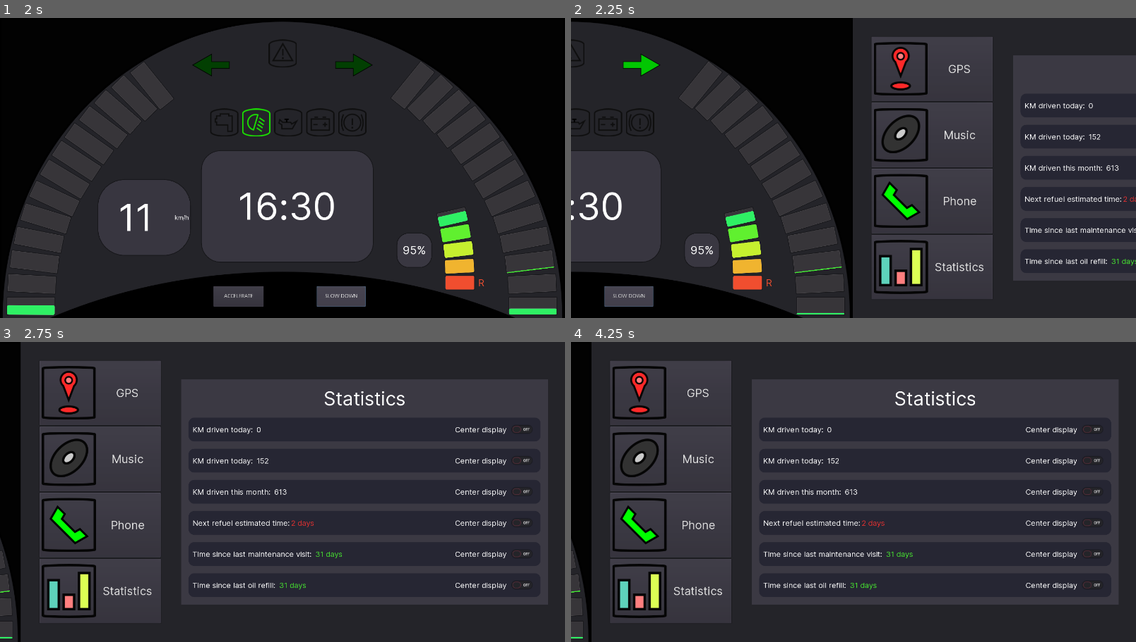
Above: before the commit, frames 1-4 (two rows, left to right).
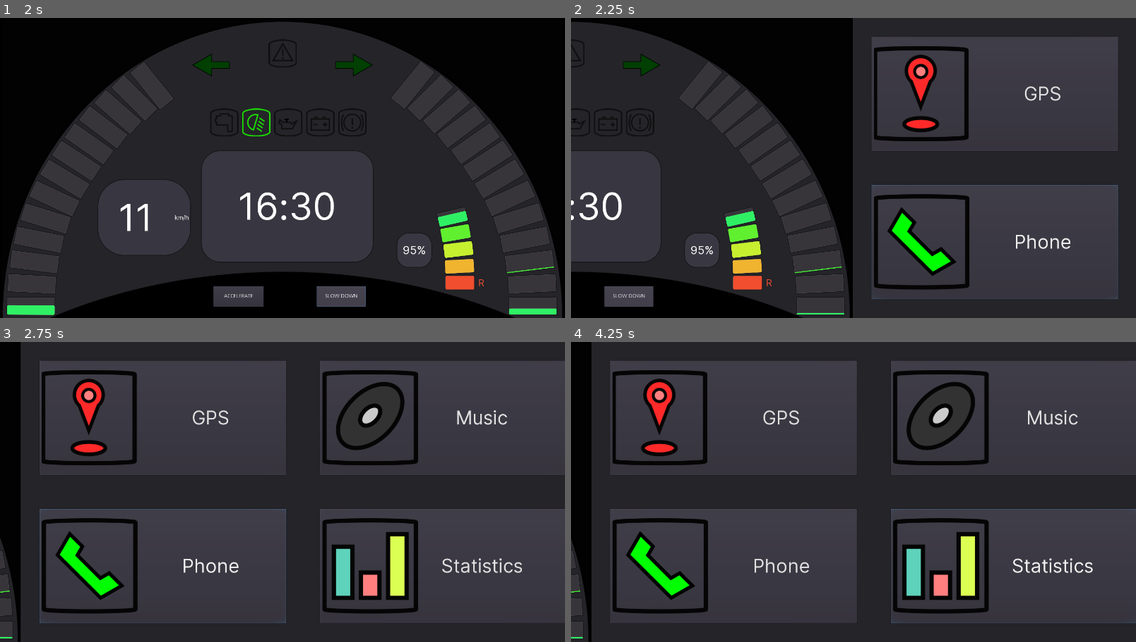
Above: after the commit, the same moments.

Repository: przadkap/car-dashboard
Game: Godot game, scene res://App.tscn
Two runs of this game, one before a commit and one after it. Both use one fixed random seed, a clock stepped at 60 frames per second and the inputs below. The engine's default icon, where the game draws it, is replaced by a stand-in: a white triangle on a blue panel in a dark square. Sound files missing from this copy of the repository are replaced by a short silence.
Inputs:
- Up to frame 1 (2 s): click "ACCELERATE" at 0.5 s; click "SLOW DOWN" at 1.25 s
- Up to frame 2 (2.25 s): tap Enter at 2 s; hold Right from 2.03 s (still down); tap 2 at 2.1 s
- Up to frame 3 (2.75 s): keep holding Right
- Up to frame 4 (4.25 s): release Right at 2.78 s; hold Left 2.78-3.53 s; tap 1 at 2.85 s; hold Right from 3.53 s (still down); tap 2 at 3.6 s

Frame 1 is identical in both runs. In frame 2, 13% of the frame differs, in the area x 6-100%, y 6-97%; in frame 3, 26%; in frame 4, 26%, in the area x 6-100%, y 6-94%.

Commit message:
add call button style

Diff:
--- a/Car Dashboard/App.tscn
+++ b/Car Dashboard/App.tscn
@@ -216,15 +216,15 @@
 [node name="VBoxContainer" type="VBoxContainer" parent="BTWScreen/CentralDisplay"]
 margin_left = 20.0
 margin_top = 30.0
-margin_right = 434.0
+margin_right = 433.999
 margin_bottom = 265.0
 
 [node name="Hour" type="Label" parent="BTWScreen/CentralDisplay/VBoxContainer"]
 margin_top = 56.0
-margin_right = 414.0
+margin_right = 413.0
 margin_bottom = 178.0
 size_flags_vertical = 6
-custom_fonts/font = SubResource( 1 )
+custom_fonts/font = SubResource( 2 )
 text = "16:30"
 align = 1
 valign = 1
@@ -435,7 +435,7 @@
 
 [node name="HBoxContainer" type="HBoxContainer" parent="BTWScreen/LEDs"]
 margin_right = 415.0
-margin_bottom = 89.0
+margin_bottom = 88.9999
 custom_constants/separation = 10
 __meta__ = {
 "_edit_use_anchors_": false
@@ -443,35 +443,35 @@
 
 [node name="Engine" type="TextureRect" parent="BTWScreen/LEDs/HBoxContainer"]
 margin_right = 75.0
-margin_bottom = 89.0
+margin_bottom = 88.0
 texture = ExtResource( 37 )
 stretch_mode = 4
 
 [node name="Light" type="TextureRect" parent="BTWScreen/LEDs/HBoxContainer"]
 margin_left = 85.0
 margin_right = 160.0
-margin_bottom = 89.0
+margin_bottom = 88.0
 texture = ExtResource( 36 )
 stretch_mode = 4
 
 [node name="Oil" type="TextureRect" parent="BTWScreen/LEDs/HBoxContainer"]
 margin_left = 170.0
 margin_right = 245.0
-margin_bottom = 89.0
+margin_bottom = 88.0
 texture = ExtResource( 39 )
 stretch_mode = 4
 
 [node name="Power" type="TextureRect" parent="BTWScreen/LEDs/HBoxContainer"]
 margin_left = 255.0
 margin_right = 330.0
-margin_bottom = 89.0
+margin_bottom = 88.0
 texture = ExtResource( 35 )
 stretch_mode = 4
 
 [node name="ABS" type="TextureRect" parent="BTWScreen/LEDs/HBoxContainer"]
 margin_left = 340.0
 margin_right = 415.0
-margin_bottom = 89.0
+margin_bottom = 88.0
 texture = ExtResource( 38 )
 stretch_mode = 4
 
@@ -1071,7 +1071,6 @@
 }
 
 [node name="GridContainer" type="GridContainer" parent="MultimediaScreen/PanelContainer"]
-visible = false
 margin_left = 5.0
 margin_top = 5.0
 margin_right = 1495.0
@@ -1146,10 +1145,11 @@
 rect_min_size = Vector2( 300, 300 )
 size_flags_horizontal = 3
 size_flags_vertical = 3
-custom_fonts/font = SubResource( 7 )
+custom_fonts/font = SubResource( 12 )
 text = "GPS"
 
 [node name="SideSeparator" type="HBoxContainer" parent="MultimediaScreen/PanelContainer"]
+visible = false
 margin_left = 5.0
 margin_top = 5.0
 margin_right = 1495.0
@@ -2163,11 +2163,12 @@
 margin_right = 1094.0
 
 [node name="Statistics" type="PanelContainer" parent="MultimediaScreen/PanelContainer/SideSeparator/Content"]
+visible = false
 margin_left = 50.0
 margin_top = 50.0
 margin_right = 1094.0
 margin_bottom = 740.0
-custom_styles/panel = SubResource( 12 )
+custom_styles/panel = SubResource( 17 )
 script = ExtResource( 28 )
 
 [node name="VBoxContainer" type="VBoxContainer" parent="MultimediaScreen/PanelContainer/SideSeparator/Content/Statistics"]
--- a/Car Dashboard/MMScreen/CallButton.gd
+++ b/Car Dashboard/MMScreen/CallButton.gd
@@ -22,4 +22,5 @@
 	if not(button_pressed):
 		text = "Call"
 	else:
+		animation_progress = 0
 		text = "Calling"
--- a/Car Dashboard/MMScreen/Phone.tscn
+++ b/Car Dashboard/MMScreen/Phone.tscn
@@ -26,11 +26,35 @@
 size = 30
 font_data = ExtResource( 8 )
 
-[sub_resource type="DynamicFont" id=4]
+[sub_resource type="StyleBoxFlat" id=4]
+content_margin_left = 4.0
+content_margin_right = 4.0
+content_margin_top = 4.0
+content_margin_bottom = 4.0
+bg_color = Color( 0.138016, 0.527344, 0.176949, 1 )
+shadow_size = 3
+
+[sub_resource type="StyleBoxFlat" id=8]
+content_margin_left = 4.0
+content_margin_right = 4.0
+content_margin_top = 4.0
+content_margin_bottom = 4.0
+bg_color = Color( 0.368627, 0.0745098, 0.0745098, 1 )
+shadow_size = 3
+
+[sub_resource type="StyleBoxFlat" id=5]
+content_margin_left = 4.0
+content_margin_right = 4.0
+content_margin_top = 4.0
+content_margin_bottom = 4.0
+bg_color = Color( 0.105882, 0.419608, 0.137255, 1 )
+shadow_size = 3
+
+[sub_resource type="DynamicFont" id=6]
 size = 30
 font_data = ExtResource( 8 )
 
-[sub_resource type="DynamicFont" id=5]
+[sub_resource type="DynamicFont" id=7]
 size = 30
 font_data = ExtResource( 8 )
 
@@ -263,7 +287,10 @@
 margin_bottom = 176.0
 size_flags_horizontal = 3
 size_flags_vertical = 3
-custom_fonts/font = SubResource( 4 )
+custom_styles/hover = SubResource( 4 )
+custom_styles/pressed = SubResource( 8 )
+custom_styles/normal = SubResource( 5 )
+custom_fonts/font = SubResource( 6 )
 toggle_mode = true
 text = "Call"
 icon = ExtResource( 10 )
Not shown: 55 places in Car Dashboard/App.tscn that only renumber resources
Not shown: 2 places in Car Dashboard/MMScreen/Phone.tscn that only renumber resources
